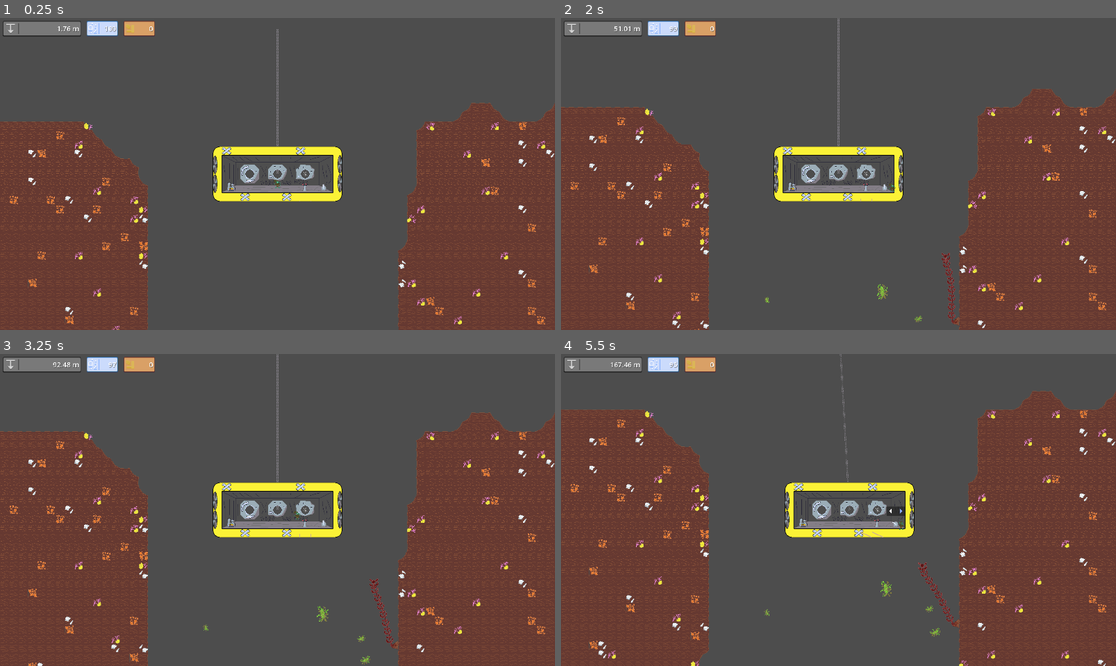
Above: before the commit, frames 1-4 (two rows, left to right).
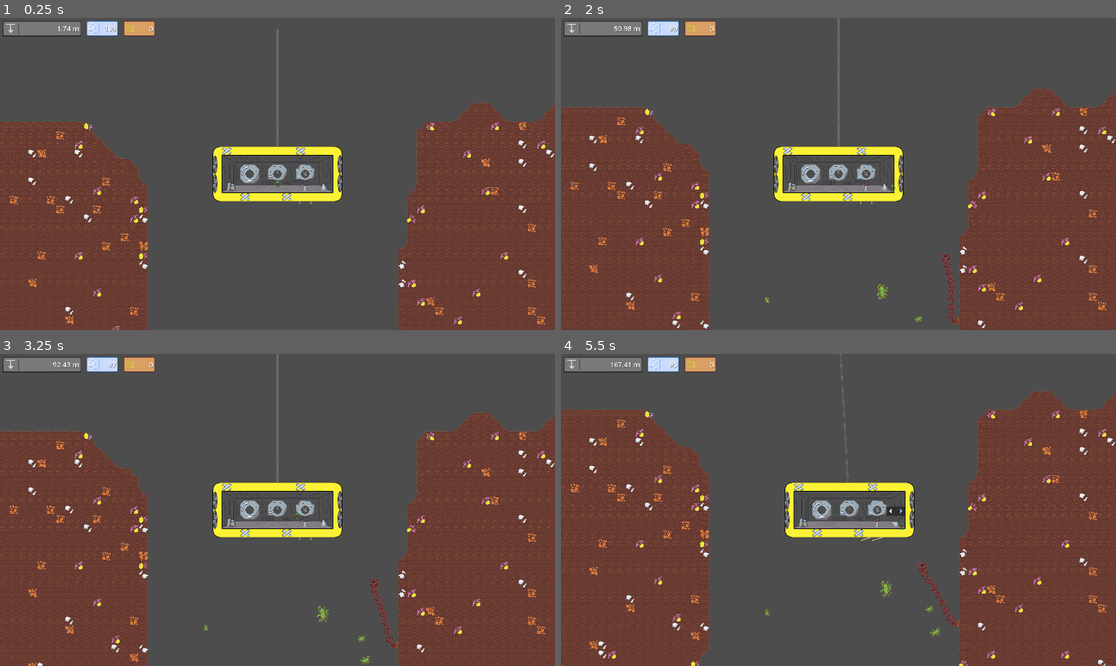
Above: after the commit, the same moments.

Repository: DSurguy/spring-2024-2d-jam
Game: Godot game, scene res://scenes/GameScene/GameScene.tscn
The game is run twice, just before and just after one commit, with the same random seed, the same clock (stepped at 60 frames per second) and the same inputs. This scene is started directly instead of the project's main scene. Sound files missing from this copy of the repository are replaced by a short silence.
Inputs (mouse positions are in pixels of both pictures, inside the frame that each line leads up to):
- Up to frame 1 (0.25 s): no input
- Up to frame 2 (2 s): tap Enter (ui_accept) at 0.5, 0.77, 1.52 s; move the mouse to (960, 158) at 0.52 s; hold D (move_right) from 0.53 s (still down); tap Down (aim_down) at 0.6 s; move the mouse to (727, 189) at 1.27 s; tap Left (aim_left) at 1.35 s
- Up to frame 3 (3.25 s): move the mouse to (333, 441) at 2.02 s; release D (move_right) at 2.03 s; hold A (move_left) 2.03-2.78 s; tap Right (aim_right) at 2.1 s; move the mouse to (249, 572) at 2.77 s; hold D (move_right) from 2.78 s (still down); tap Up (aim_up) at 2.85 s; tap Enter (ui_accept) at 3.02 s
- Up to frame 4 (5.5 s): move the mouse to (1005, 556) at 3.52 s; tap E (interact) at 3.6 s; tap Enter (ui_accept) at 3.77, 4.52 s; move the mouse to (672, 463) at 4.27 s; release D (move_right) at 4.28 s; hold A (move_left) 4.28-5.03 s; tap 0 (test_button) at 4.35 s; move the mouse to (866, 510) at 5.02 s; hold D (move_right) from 5.03 s (still down); click (866, 510) at 5.1 s

The runs differ from the first frame. In frame 1, 0.2% of the frame differs, in the area x 0-100%, y 2-89%; in frame 2, 0.4%; in frame 3, 0.1%; in frame 4, 0.5%, in the area x 0-100%, y 2-100%.

Commit message:
balls must remain outside the ship

Diff:
--- a/project.godot
+++ b/project.godot
@@ -118,6 +118,7 @@
 2d_physics/layer_5="Scythe"
 2d_physics/layer_8="Environment"
 2d_physics/layer_9="Consumption"
+2d_physics/layer_10="Anchors"
 2d_physics/layer_15="PlantDirector"
 2d_physics/layer_16="Plant + Environment"
 
--- a/scenes/GameScene/Stations/trawl.tscn
+++ b/scenes/GameScene/Stations/trawl.tscn
@@ -34,6 +34,8 @@
 
 [node name="AnchorLeft" type="RigidBody2D" parent="."]
 position = Vector2(-20, 50)
+collision_layer = 513
+collision_mask = 513
 gravity_scale = 0.0
 
 [node name="CollisionShape2D" type="CollisionShape2D" parent="AnchorLeft"]
@@ -42,6 +44,8 @@
 
 [node name="AnchorRight" type="RigidBody2D" parent="."]
 position = Vector2(20, 50)
+collision_layer = 513
+collision_mask = 513
 gravity_scale = 0.0
 
 [node name="CollisionShape2D" type="CollisionShape2D" parent="AnchorRight"]
--- a/scenes/GameScene/submarine.tscn
+++ b/scenes/GameScene/submarine.tscn
@@ -20,8 +20,8 @@
 size = Vector2(27, 131)
 
 [node name="Submarine" type="RigidBody2D"]
-collision_layer = 136
-collision_mask = 128
+collision_layer = 648
+collision_mask = 640
 mass = 1000.0
 gravity_scale = 0.0
 lock_rotation = true
Not shown: 1 places in scenes/GameScene/GameScene.tscn that only renumber resources
Not shown: 1 places in scenes/GameScene/submarine.tscn that only renumber resources
